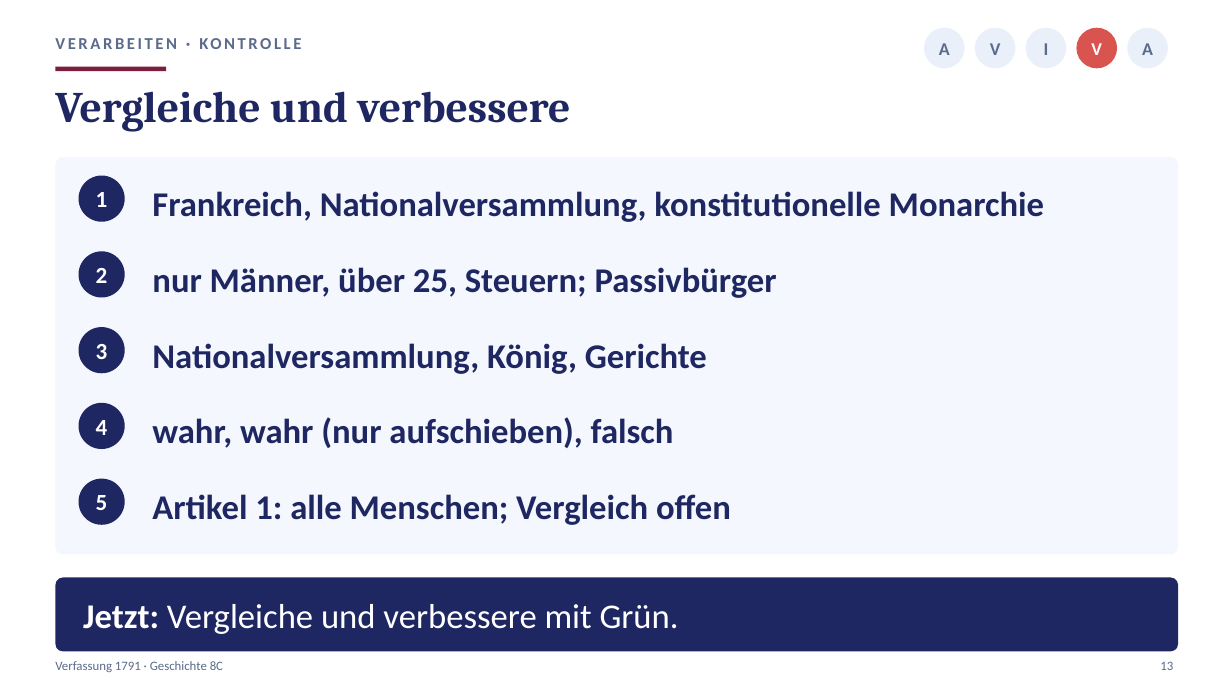
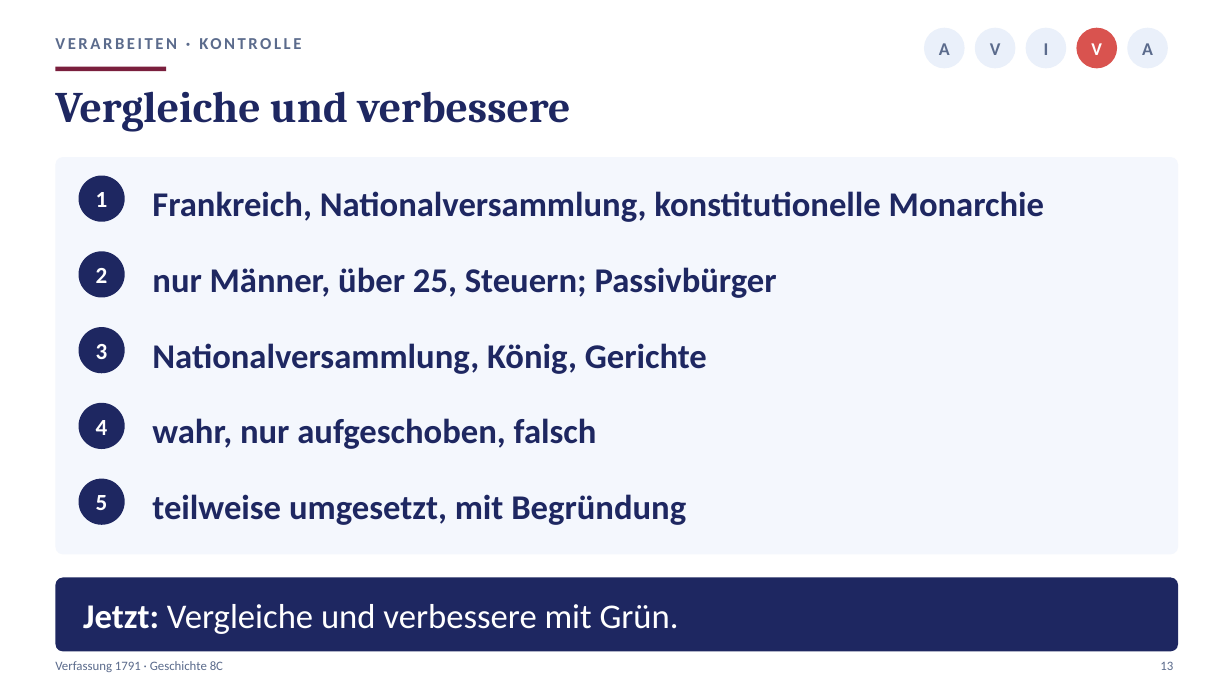
Before and after one commit to golzkonstantin-gif/Schule, a slide deck: slide 13 of Geschichte_8/Stunde5_Verfassung/Praesentation_Stunde5_Verfassung_8C.pptx. Drawn at 1232x693 pixels with LibreOffice and Linux fonts; fonts in the diff are those of the drawing. Boxes give left, top, right and bottom in pixels: in the first picture for what was removed or moved away, otherwise in the second. Text is boxed around its words. In the diff, an @@ line names an element or a change of style, - is before the commit and + after.

```diff
--- a/Geschichte_8/Stunde5_Verfassung/Praesentation_Stunde5_Verfassung_8C.pptx
+++ b/Geschichte_8/Stunde5_Verfassung/Praesentation_Stunde5_Verfassung_8C.pptx
@@ text at (152,418,597,449): text changed @@
-wahr, wahr (nur aufschieben), falsch
+wahr, nur aufgeschoben, falsch
@@ text at (152,494,686,525): text changed @@
-Artikel 1: alle Menschen; Vergleich offen
+teilweise umgesetzt, mit Begründung
```
Also in this commit, not shown: 2 other slides changed, 12 other files.
